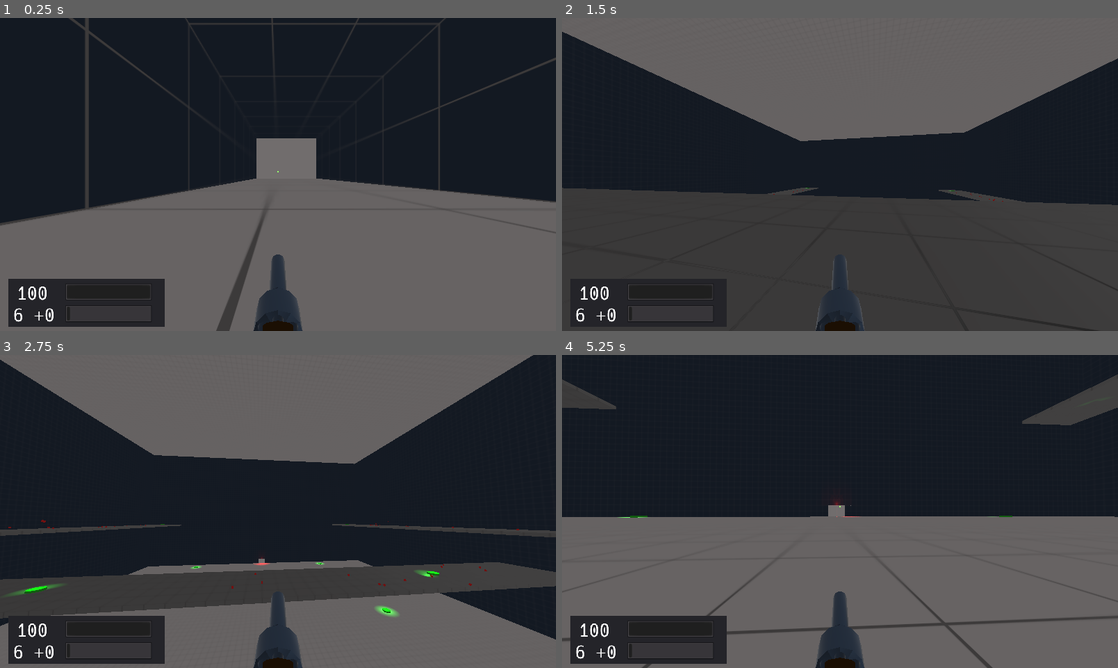
Above: before the commit, frames 1-4 (two rows, left to right).
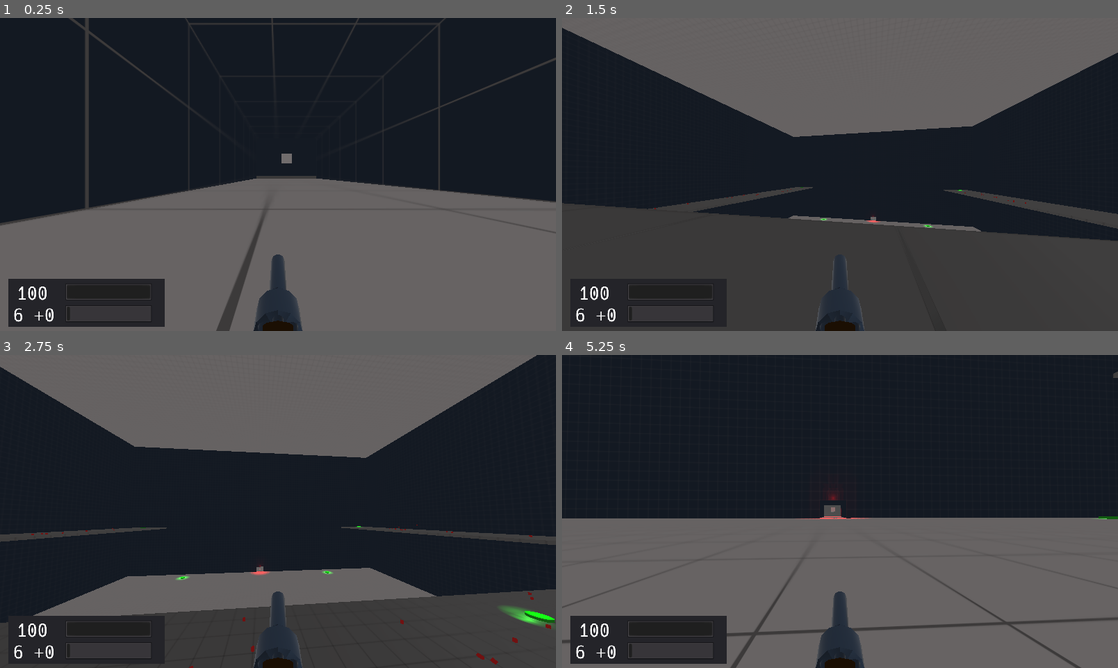
Above: after the commit, the same moments.

Repository: duckinator/keress
Game: Godot game, scene res://levels/Level_003.tscn
Two runs of this game, one before a commit and one after it. Both use one fixed random seed, a clock stepped at 60 frames per second and the inputs below. This scene is started directly instead of the project's main scene.
Inputs (mouse positions are in pixels of both pictures, inside the frame that each line leads up to):
- Up to frame 1 (0.25 s): no input
- Up to frame 2 (1.5 s): tap Enter (ui_accept) at 0.5 s; move the mouse to (867, 174) at 0.52 s; press the mouse at (867, 174) at 0.53 s; hold W (movement_forward) from 0.53 s (still down); tap Space (movement_jump) at 0.77 s; move the mouse to (812, 174) at 1.27 s; release the mouse at (812, 174) at 1.28 s; right-click (812, 174) at 1.35 s
- Up to frame 3 (2.75 s): keep holding W (movement_forward); tap Space (movement_jump) at 1.52 s; move the mouse to (289, 505) at 2.02 s; tap Shift (movement_crouch) at 2.1 s
- Up to frame 4 (5.25 s): keep holding W (movement_forward); move the mouse to (834, 517) at 2.77 s; tap Tab (quick_switch_item) at 2.85 s; tap Space (movement_jump) at 3.02, 3.77, 4.52 s; move the mouse to (878, 514) at 3.52 s; hold 1 3.53-4.28 s; move the mouse to (795, 508) at 4.27 s; tap 2 at 4.35 s; move the mouse to (845, 511) at 5.02 s; hold 3 from 5.03 s (still down)

The runs differ from the first frame. In frame 1, 1.3% of the frame differs, in the area x 46-57%, y 38-52%; in frame 2, 8.5%; in frame 3, 29%, in the area x 0-100%, y 0-100%; in frame 4, 3.8%.

Commit message:
more work on new map

Diff:
--- a/src/environment/door/Door.gd
+++ b/src/environment/door/Door.gd
@@ -100,7 +100,7 @@
 	if scene.has_method("through_door"):
 		scene.through_door(self)
 
-	if default_exit_behavior and is_exit:
-		Console.log("Went through exit door - going to next level.")
-		Game.next_level(seamless_transition)
-		default_exit_behavior = false
+	#if default_exit_behavior and is_exit:
+	#	Console.log("Went through exit door - going to next level.")
+	#	Game.next_level(seamless_transition)
+	#	default_exit_behavior = false
--- a/src/environment/door/Door.tscn
+++ b/src/environment/door/Door.tscn
@@ -5,23 +5,22 @@
 [ext_resource path="res://environment/door/Area2_Through_Door.gd" type="Script" id=3]
 
 [sub_resource type="CubeMesh" id=1]
-size = Vector3( 0.2, 8, 6 )
+size = Vector3( 0.2, 2, 1 )
 
 [sub_resource type="ConvexPolygonShape" id=2]
-points = PoolVector3Array( -0.1, 4, 3, 0.1, 4, -3, 0.1, 4, 3, -0.1, 4, -3, -0.1, -4, 3, 0.1, -4, -3, 0.1, -4, 3, -0.1, -4, -3, 0.1, 4, 3, -0.1, 4, -3, 0.1, 4, -3, -0.1, 4, 3, 0.1, -4, 3, -0.1, -4, -3, 0.1, -4, -3, -0.1, -4, 3, 0.1, 4, 3, -0.1, -4, 3, -0.1, 4, 3, 0.1, -4, 3, 0.1, 4, -3, -0.1, -4, -3, -0.1, 4, -3, 0.1, -4, -3 )
+points = PoolVector3Array( -0.1, 1, 0.5, 0.1, 1, -0.5, 0.1, 1, 0.5, -0.1, 1, -0.5, -0.1, -1, 0.5, 0.1, -1, -0.5, 0.1, -1, 0.5, -0.1, -1, -0.5, 0.1, 1, 0.5, -0.1, 1, -0.5, 0.1, 1, -0.5, -0.1, 1, 0.5, 0.1, -1, 0.5, -0.1, -1, -0.5, 0.1, -1, -0.5, -0.1, -1, 0.5, 0.1, 1, 0.5, -0.1, -1, 0.5, -0.1, 1, 0.5, 0.1, -1, 0.5, 0.1, 1, -0.5, -0.1, -1, -0.5, -0.1, 1, -0.5, 0.1, -1, -0.5 )
 
 [sub_resource type="CubeMesh" id=3]
-size = Vector3( 0.2, 8, 6 )
+size = Vector3( 0.2, 2, 1 )
 
 [sub_resource type="ConvexPolygonShape" id=4]
-points = PoolVector3Array( -0.1, 4, 3, 0.1, 4, -3, 0.1, 4, 3, -0.1, 4, -3, -0.1, -4, 3, 0.1, -4, -3, 0.1, -4, 3, -0.1, -4, -3, 0.1, 4, 3, -0.1, 4, -3, 0.1, 4, -3, -0.1, 4, 3, 0.1, -4, 3, -0.1, -4, -3, 0.1, -4, -3, -0.1, -4, 3, 0.1, 4, 3, -0.1, -4, 3, -0.1, 4, 3, 0.1, -4, 3, 0.1, 4, -3, -0.1, -4, -3, -0.1, 4, -3, 0.1, -4, -3 )
+points = PoolVector3Array( -0.1, 1, 0.5, 0.1, 1, -0.5, 0.1, 1, 0.5, -0.1, 1, -0.5, -0.1, -1, 0.5, 0.1, -1, -0.5, 0.1, -1, 0.5, -0.1, -1, -0.5, 0.1, 1, 0.5, -0.1, 1, -0.5, 0.1, 1, -0.5, -0.1, 1, 0.5, 0.1, -1, 0.5, -0.1, -1, -0.5, 0.1, -1, -0.5, -0.1, -1, 0.5, 0.1, 1, 0.5, -0.1, -1, 0.5, -0.1, 1, 0.5, 0.1, -1, 0.5, 0.1, 1, -0.5, -0.1, -1, -0.5, -0.1, 1, -0.5, 0.1, -1, -0.5 )
 
 [sub_resource type="CapsuleShape" id=5]
-radius = 8.0
-height = 8.0
+height = 5.16232
 
 [sub_resource type="BoxShape" id=6]
-extents = Vector3( 4, 4, 2 )
+extents = Vector3( 4, 2, 2 )
 
 [sub_resource type="CubeMesh" id=7]
 size = Vector3( 0.25, 0.25, 20.5 )
@@ -39,11 +38,11 @@
 points = PoolVector3Array( -0.125, 0.125, 6.25, 0.125, 0.125, -6.25, 0.125, 0.125, 6.25, -0.125, 0.125, -6.25, -0.125,  …(424 unchanged characters)…
 
 [node name="Door" type="Spatial"]
-transform = Transform( 1, 0, 0, 0, 1, 0, 0, 0, 1, 0, 4.25, 0 )
+transform = Transform( 1, 0, 0, 0, 1, 0, 0, 0, 1, 0, 1, 0 )
 script = ExtResource( 1 )
 
 [node name="Left_Half" type="StaticBody" parent="."]
-transform = Transform( 1, 0, 0, 0, 1, 0, 0, 0, 1, 0, 0, -3 )
+transform = Transform( 1, 0, 0, 0, 1, 0, 0, 0, 1, 0, 0, -0.5 )
 
 [node name="Left_Half_Mesh" type="MeshInstance" parent="Left_Half"]
 mesh = SubResource( 1 )
@@ -53,7 +52,7 @@
 shape = SubResource( 2 )
 
 [node name="Right_Half" type="StaticBody" parent="."]
-transform = Transform( 1, 0, 0, 0, 1, 0, 0, 0, 1, 0, 0, 3 )
+transform = Transform( 1, 0, 0, 0, 1, 0, 0, 0, 1, 0, 0, 0.5 )
 
 [node name="Right_Half_Mesh" type="MeshInstance" parent="Right_Half"]
 mesh = SubResource( 3 )
@@ -63,7 +62,6 @@
 shape = SubResource( 4 )
 
 [node name="Area" type="Area" parent="."]
-editor/display_folded = true
 transform = Transform( -1.62921e-07, 0, 1, 0, 1, 0, -1, 0, -1.62921e-07, 0, 0, 0 )
 input_ray_pickable = false
 script = ExtResource( 2 )
@@ -72,8 +70,7 @@
 shape = SubResource( 5 )
 
 [node name="Area2_Through_Door" type="Area" parent="."]
-editor/display_folded = true
-transform = Transform( -1.62921e-07, 0, 1, 0, 1, 0, -1, 0, -1.62921e-07, 8, 0, 0 )
+transform = Transform( -1.62921e-07, 0, 1, 0, 1, 0, -1, 0, -1.62921e-07, 5.5, 0, 0 )
 input_ray_pickable = false
 script = ExtResource( 3 )
 
@@ -82,6 +79,7 @@
 
 [node name="Top_Bar" type="StaticBody" parent="."]
 transform = Transform( 1, 0, 0, 0, 1, 0, 0, 0, 1, -0.25, 4, 0 )
+visible = false
 
 [node name="MeshInstance" type="MeshInstance" parent="Top_Bar"]
 mesh = SubResource( 7 )
@@ -91,8 +89,8 @@
 shape = SubResource( 8 )
 
 [node name="Left_End" type="StaticBody" parent="."]
-editor/display_folded = true
 transform = Transform( 1, 0, 0, 0, 1, 0, 0, 0, 1, 0, 4, -10.125 )
+visible = false
 
 [node name="MeshInstance" type="MeshInstance" parent="Left_End"]
 mesh = SubResource( 9 )
@@ -102,8 +100,8 @@
 shape = SubResource( 10 )
 
 [node name="Right_End" type="StaticBody" parent="."]
-editor/display_folded = true
 transform = Transform( 1, 0, 0, 0, 1, 0, 0, 0, 1, 0, 4, 10.125 )
+visible = false
 
 [node name="MeshInstance" type="MeshInstance" parent="Right_End"]
 mesh = SubResource( 9 )
@@ -114,6 +112,7 @@
 
 [node name="Bottom_Bar" type="StaticBody" parent="."]
 transform = Transform( 1, 0, 0, 0, 1, 0, 0, 0, 1, -0.25, -4, 0 )
+visible = false
 
 [node name="MeshInstance" type="MeshInstance" parent="Bottom_Bar"]
 mesh = SubResource( 7 )
@@ -124,8 +123,8 @@
 disabled = true
 
 [node name="Bottom_Bar2" type="StaticBody" parent="."]
-editor/display_folded = true
 transform = Transform( 1, 0, 0, 0, 1, 0, 0, 0, 1, 0, -4.25, 0 )
+visible = false
 
 [node name="MeshInstance" type="MeshInstance" parent="Bottom_Bar2"]
 mesh = SubResource( 7 )
--- a/src/levels/Level_001.tscn
+++ b/src/levels/Level_001.tscn
@@ -1,9 +1,8 @@
-[gd_scene load_steps=9 format=2]
+[gd_scene load_steps=8 format=2]
 
 [ext_resource path="res://levels/Level_001.gd" type="Script" id=1]
 [ext_resource path="res://player/Player.tscn" type="PackedScene" id=2]
 [ext_resource path="res://environment/door/Door.tscn" type="PackedScene" id=3]
-[ext_resource path="res://levels/Transition_001.tscn" type="PackedScene" id=4]
 [ext_resource path="res://environment/light/Light.tscn" type="PackedScene" id=5]
 [ext_resource path="res://blender/exports/Warehouse.escn" type="PackedScene" id=6]
 
@@ -27,15 +26,8 @@
 transform = Transform( 1, 0, 0, 0, 1, 0, 0, 0, 1, 0, 1, 20 )
 
 [node name="Exit_Door" parent="." instance=ExtResource( 3 )]
-transform = Transform( -4.37114e-08, 0, 1, 0, 1, 0, -1, 0, -4.37114e-08, 0, 5.1, -36.2723 )
+transform = Transform( -1.62921e-07, 0, -1, 0, 1, 0, 1, 0, -1.62921e-07, 30, 1, 6 )
 is_exit = true
-
-[node name="Transition_001" parent="." instance=ExtResource( 4 )]
-transform = Transform( 1, 0, 0, 0, 1, 0, 0, 0, 1, 0, 0, -56.2723 )
-
-[node name="Transition_Door" parent="." instance=ExtResource( 3 )]
-transform = Transform( -4.37114e-08, 0, -1, 0, 1, 0, 1, 0, -4.37114e-08, 0, 5.1, -76.2723 )
-locked = true
 
 [node name="Lights" type="Spatial" parent="."]
 visible = false
--- a/src/levels/Transition_001.tscn
+++ b/src/levels/Transition_001.tscn
@@ -88,7 +88,6 @@
 [node name="Transition_001" type="Spatial"]
 
 [node name="Floor" type="MeshInstance" parent="."]
-editor/display_folded = true
 transform = Transform( 1, 0, 0, 0, 1, 0, 0, 0, 1, 0, -1, -2 )
 mesh = SubResource( 2 )
 material/0 = null
@@ -99,7 +98,6 @@
 shape = SubResource( 3 )
 
 [node name="Wall_Left" type="MeshInstance" parent="."]
-editor/display_folded = true
 transform = Transform( 1, 0, 0, 0, 1, 0, 0, 0, 1, -8, 7, 0 )
 mesh = SubResource( 5 )
 material/0 = null
@@ -110,7 +108,6 @@
 shape = SubResource( 6 )
 
 [node name="Wall_Right" type="MeshInstance" parent="."]
-editor/display_folded = true
 transform = Transform( 1, 0, 0, 0, 1, 0, 0, 0, 1, 8, 7, 0 )
 mesh = SubResource( 5 )
 material/0 = null
@@ -124,7 +121,6 @@
 transform = Transform( 1, 0, 0, 0, 1, 0, 0, 0, 1, 0, 3, 18 )
 
 [node name="Top" type="MeshInstance" parent="Wall_Entrance"]
-editor/display_folded = true
 transform = Transform( 1, 0, 0, 0, 1, 0, 0, 0, 1, 0, 8, 0 )
 mesh = SubResource( 9 )
 material/0 = null
@@ -145,7 +141,6 @@
 shape = SubResource( 13 )
 
 [node name="Right" type="MeshInstance" parent="Wall_Entrance"]
-editor/display_folded = true
 transform = Transform( 1, 0, 0, 0, 1, 0, 0, 0, 1, 8, 2, 0 )
 mesh = SubResource( 12 )
 material/0 = null
@@ -156,11 +151,9 @@
 shape = SubResource( 14 )
 
 [node name="Wall_Exit" type="Spatial" parent="."]
-editor/display_folded = true
 transform = Transform( 1, 0, 0, 0, 1, 0, 0, 0, 1, 0, 3, -18 )
 
 [node name="Top" type="MeshInstance" parent="Wall_Exit"]
-editor/display_folded = true
 transform = Transform( 1, 0, 0, 0, 1, 0, 0, 0, 1, 0, 8, 0 )
 mesh = SubResource( 9 )
 material/0 = null
@@ -171,7 +164,6 @@
 shape = SubResource( 10 )
 
 [node name="Left" type="MeshInstance" parent="Wall_Exit"]
-editor/display_folded = true
 transform = Transform( 1, 0, 0, 0, 1, 0, 0, 0, 1, -8, 2, 0 )
 mesh = SubResource( 12 )
 material/0 = null
@@ -182,7 +174,6 @@
 shape = SubResource( 13 )
 
 [node name="Right" type="MeshInstance" parent="Wall_Exit"]
-editor/display_folded = true
 transform = Transform( 1, 0, 0, 0, 1, 0, 0, 0, 1, 8, 2, 0 )
 mesh = SubResource( 12 )
 material/0 = null
@@ -193,7 +184,6 @@
 shape = SubResource( 14 )
 
 [node name="Ceiling" type="MeshInstance" parent="."]
-editor/display_folded = true
 transform = Transform( 1, 0, 0, 0, 1, 0, 0, 0, 1, 0, 11, 0 )
 mesh = SubResource( 16 )
 material/0 = null
